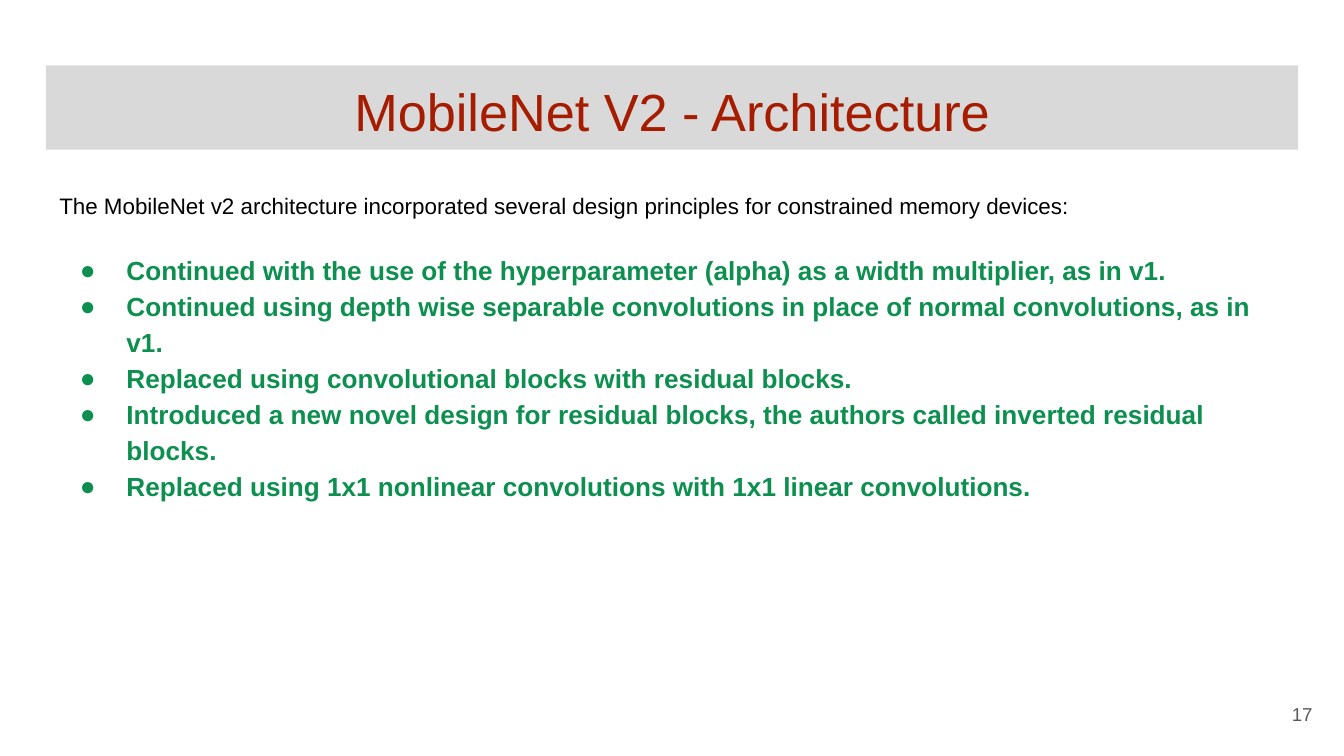
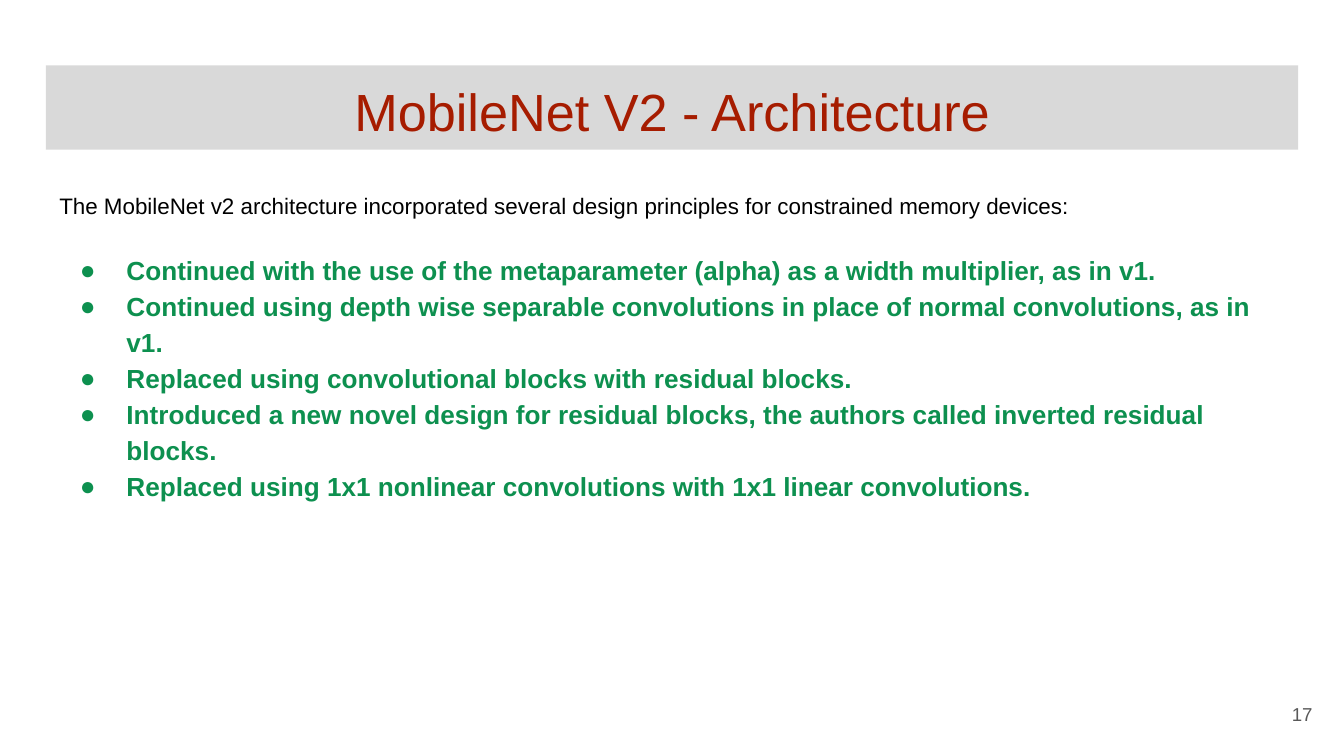
Before and after one commit to GoogleCloudPlatform/keras-idiomatic-programmer, a slide deck: slide 17 of books/deep-learning-design-patterns/Workshops/Junior/Deep Learning Design Patterns - Workshop - Chapter 4.pptx. Drawn at 1344x756 pixels with LibreOffice and Linux fonts; fonts in the diff are those of the drawing. Boxes give left, top, right and bottom in pixels: in the first picture for what was removed or moved away, otherwise in the second. Text is boxed around its words. In the diff, an @@ line names an element or a change of style, - is before the commit and + after.

```diff
--- a/books/deep-learning-design-patterns/Workshops/Junior/Deep Learning Design Patterns - Workshop - Chapter 4.pptx
+++ b/books/deep-learning-design-patterns/Workshops/Junior/Deep Learning Design Patterns - Workshop - Chapter 4.pptx
@@ text at (126, 261, 1155, 286): text changed @@
-● Continued with the use of the hyperparameter (alpha) as a width multiplier, as in v1.
+● Continued with the use of the metaparameter (alpha) as a width multiplier, as in v1.
```
Also in this commit, not shown: 7 other slides changed.
